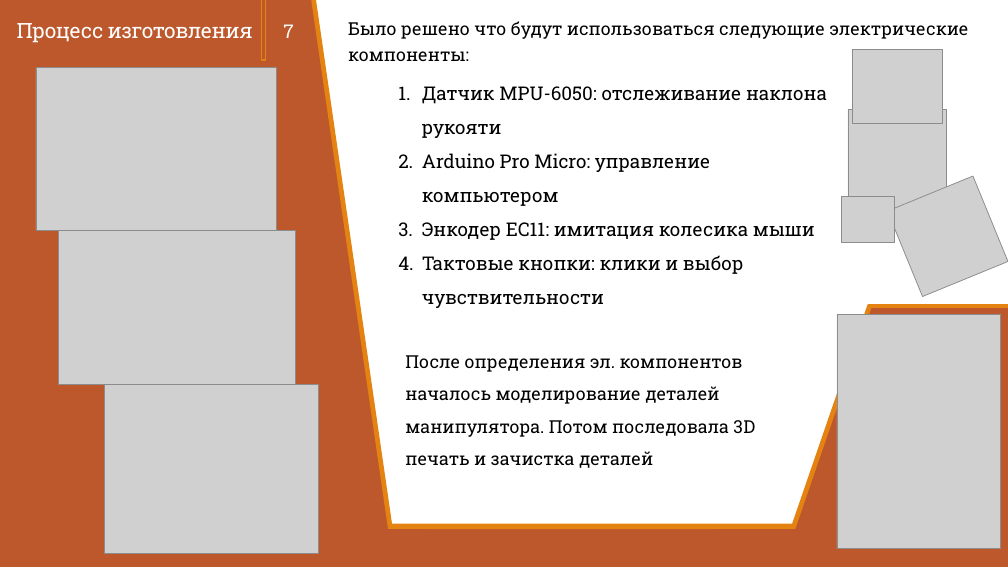
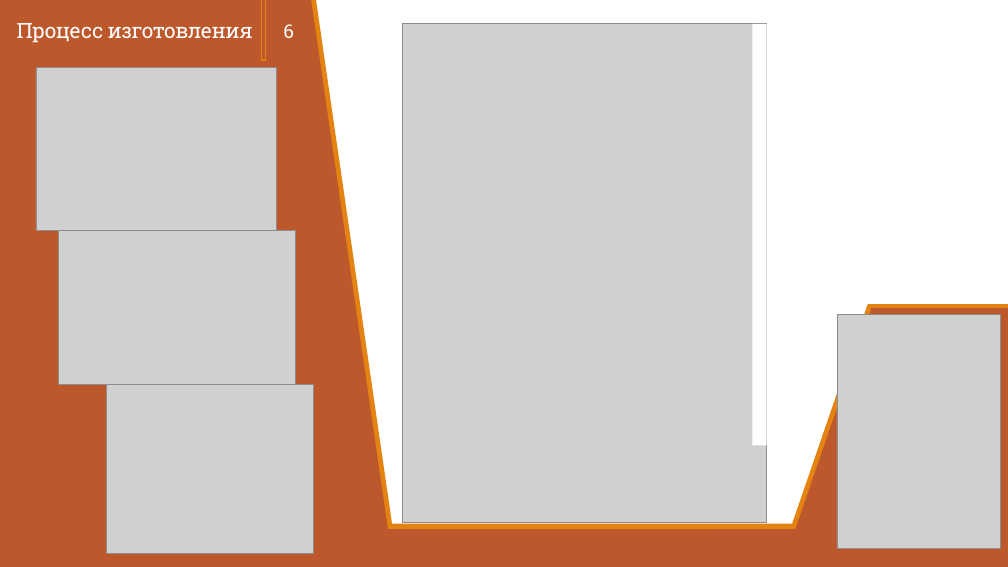
Before and after one commit to Zerocummer/Mmm-Yummers, a slide deck: slide 6 of Мышка для людей с ОВЗ/Документы/Презентация о манипуляторе.pptx (slide 7 before the commit). Drawn at 1008x567 pixels with LibreOffice and Linux fonts; fonts in the diff are those of the drawing; grey boxes stand for pictures. Boxes give left, top, right and bottom in pixels: in the first picture for what was removed or moved away, otherwise in the second. Text is boxed around its words. In the diff, an @@ line names an element or a change of style, - is before the commit and + after.

```diff
--- a/Мышка для людей с ОВЗ/Документы/Презентация о манипуляторе.pptx
+++ b/Мышка для людей с ОВЗ/Документы/Презентация о манипуляторе.pptx
@@ text at box(283, 24, 294, 38): text changed @@
-7
+6
@@ text removed at box(348, 21, 968, 61) @@
-Было решено что будут использоваться следующие электрические компоненты:
@@ picture added at box(402, 24, 767, 523) @@
@@ rectangle added at box(753, 24, 767, 446), fill #FFFFFF @@
@@ picture removed at box(852, 50, 942, 124) @@
@@ text removed at box(422, 86, 827, 308) @@
-  1. Датчик MPU-6050: отслеживание наклона рукояти
-  2. Arduino Pro Micro: управление компьютером
-  3. Энкодер EC11: имитация колесика мыши
-  4. Тактовые кнопки: клики и выбор чувствительности
@@ picture removed at box(848, 110, 947, 208) @@
@@ picture removed at box(888, 176, 1008, 296) @@
@@ picture removed at box(842, 197, 895, 242) @@
@@ text removed at box(405, 355, 755, 468) @@
-После определения эл. компонентов началось моделирование деталей манипулятора. Потом последовала 3D печать и зачистка деталей
@@ picture: place and size @@
-picture at box(104, 385, 318, 554)
+picture at box(107, 385, 314, 554)
```
Also in this commit, not shown: 7 other slides changed, 1 slide added, 1 slide removed, 1 other file.
